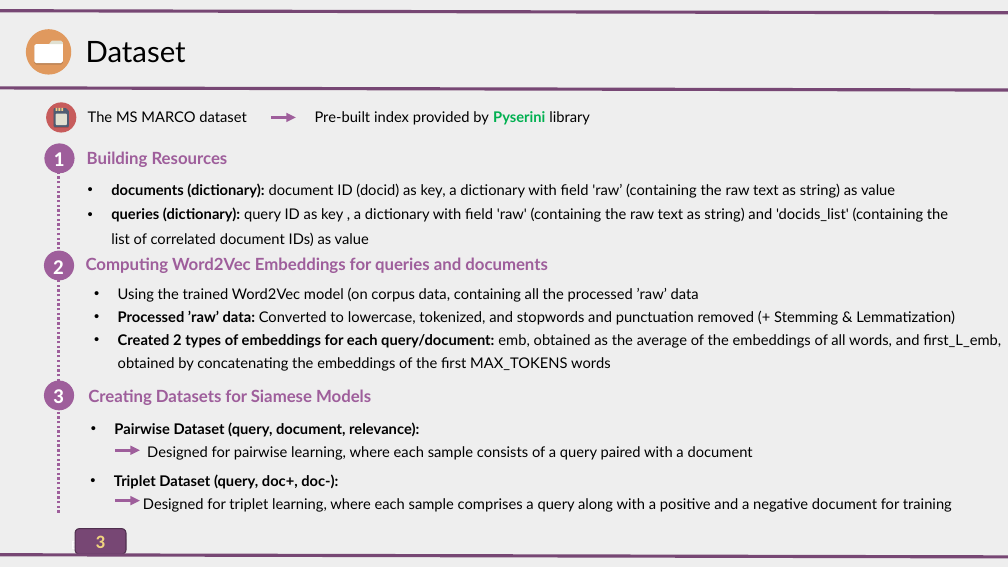
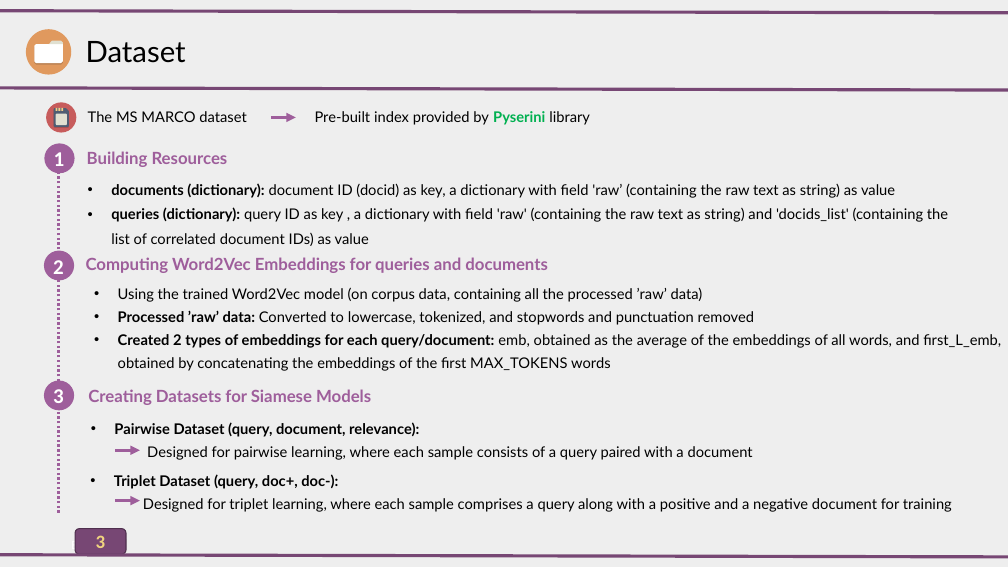
Before and after one commit to AlirezaAccelerates/IR_DSI_project, a slide deck: slide 3 of D/[P] Information Retrieval Project.pptx. Drawn at 1008x567 pixels with LibreOffice and Linux fonts; fonts in the diff are those of the drawing. Boxes give left, top, right and bottom in pixels: in the first picture for what was removed or moved away, otherwise in the second. Text is boxed around its words. In the diff, an @@ line names an element or a change of style, - is before the commit and + after.

```diff
--- a/D/[P] Information Retrieval Project.pptx
+++ b/D/[P] Information Retrieval Project.pptx
@@ text at <box>118,287,755,325</box>: text changed @@
-• Using the trained Word2Vec model (on corpus data, containing all the processed ’raw’ data
-• Processed ’raw’ data: Converted to lowercase, tokenized, and stopwords and punctuation removed (+ Stemming & Lemmatization)
+• Using the trained Word2Vec model (on corpus data, containing all the processed ’raw’ data)
+• Processed ’raw’ data: Converted to lowercase, tokenized, and stopwords and punctuation removed
```
Also in this commit, not shown: 8 other slides changed, 1 other file.
